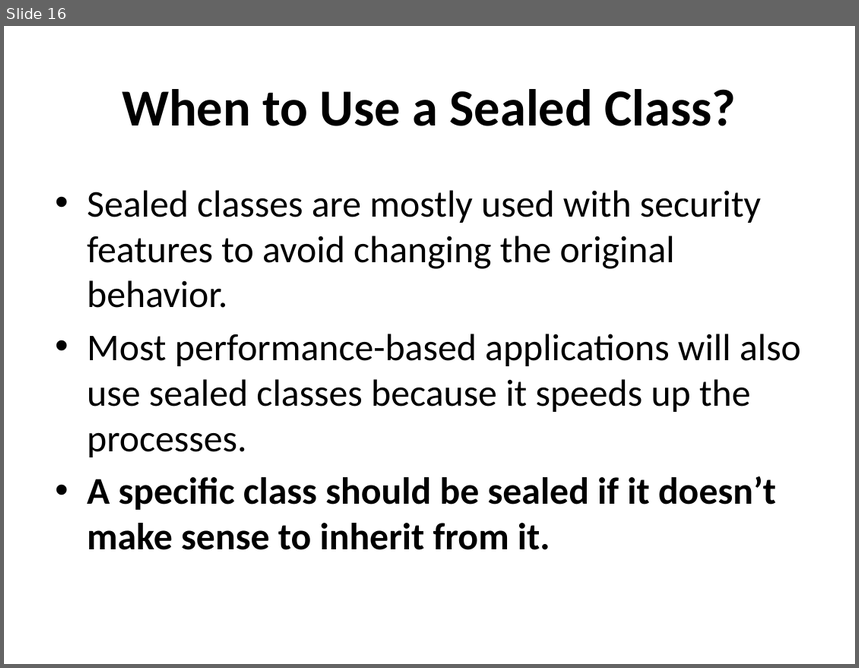
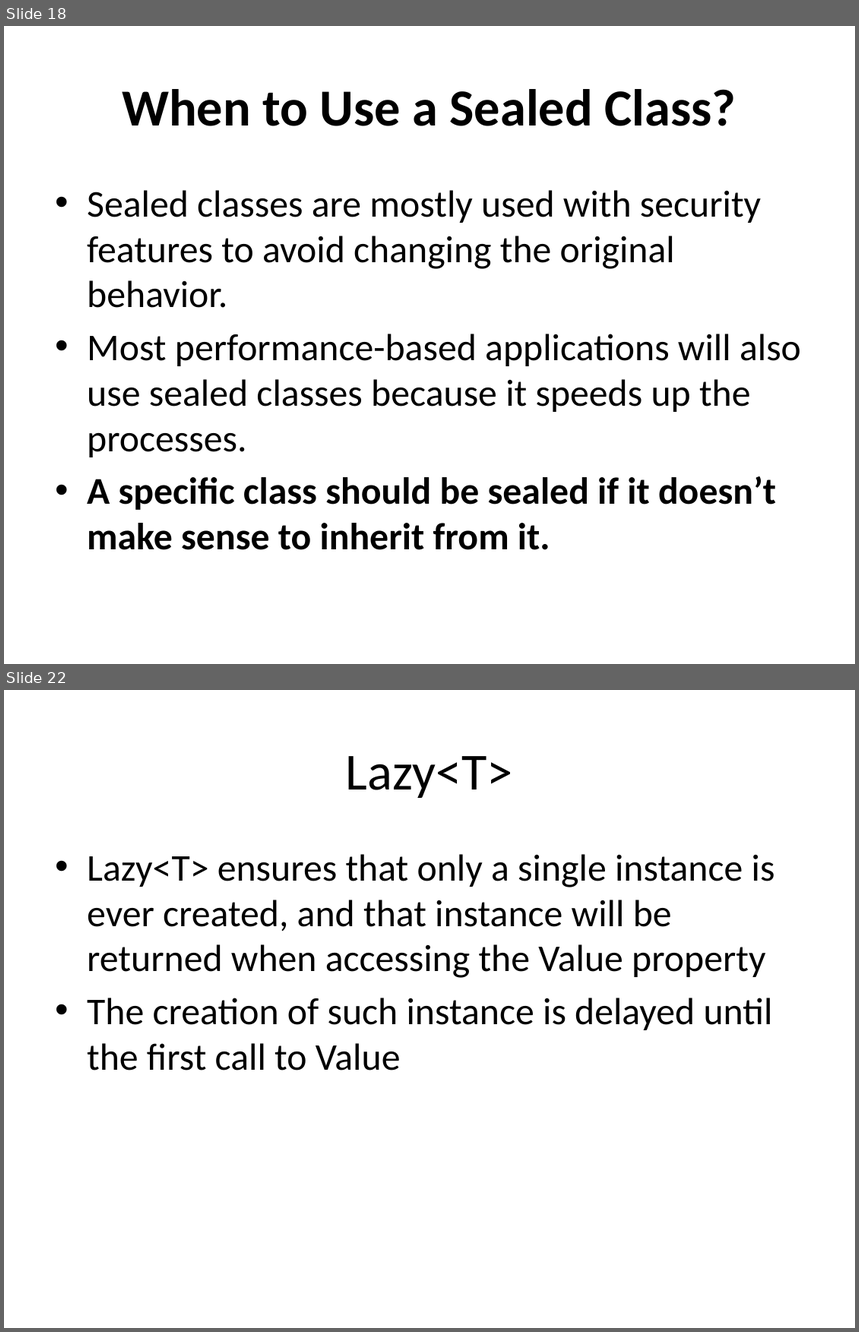
Before and after one commit to vantale/SOLID.DesignPatterns, a slide deck: SOLID.DesignPatterns/Singleton/Sealed/Boosting Performance with Sealed Classes.pptx. Shown one above the other, each under a label of ours: slide 16 before the commit, slides 18 and 22 after it; the slides between them are not shown. The pictures are 859x668 and 859x1332 pixels, drawn with LibreOffice and Linux fonts; fonts in the diff are those of the drawing. Boxes give left, top, right and bottom in pixels: in the first picture for what was removed or moved away, otherwise in the second. Text is boxed around its words. In the diff, an @@ line names an element or a change of style, - is before the commit and + after.

Commit message:
Added LazySingleton

```diff
--- a/SOLID.DesignPatterns/Singleton/Sealed/Boosting Performance with Sealed Classes.pptx
+++ b/SOLID.DesignPatterns/Singleton/Sealed/Boosting Performance with Sealed Classes.pptx
@@ slide 22 added at (x1=4, y1=690, x2=855, y2=1328), background #FFFFFF @@
@@ title added at (x1=346, y1=756, x2=513, y2=798), 44 pt, text #000000 @@
+Lazy<T>
@@ text added at (x1=87, y1=854, x2=775, y2=1071), 32 pt, text #000000 @@
+• Lazy<T> ensures that only a single instance is ever created, and that instance will be returned when accessing the Value property
+• The creation of such instance is delayed until the first call to Value
@@ what was slide 16 is now slide 18 @@
```
Also in this commit, not shown: 1 slide changed, 9 other slides added, 2 slides removed, 2 other files.
